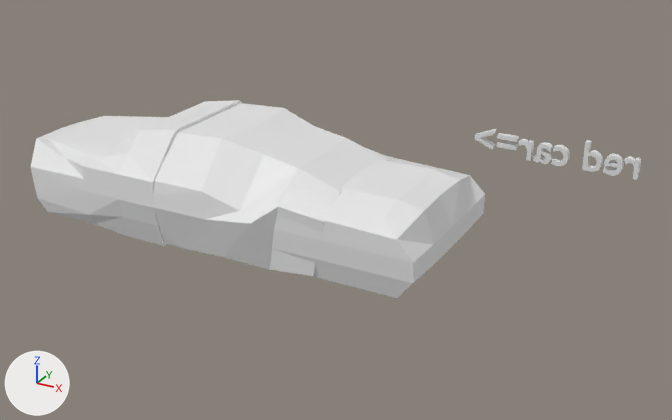
A saved change to the Blender file car.02.blend.
Camera for both pictures: a 50 mm camera at (9.9, -16.0, 9.7) aimed at (0.03, 1.94, 0.73). The lights are fixed; the arrows at lower left show +X, +Y and +Z. The first picture is the older version.

Names of what the first picture shows: '文本', '立方体', '立方体.001', '立方体.002'.
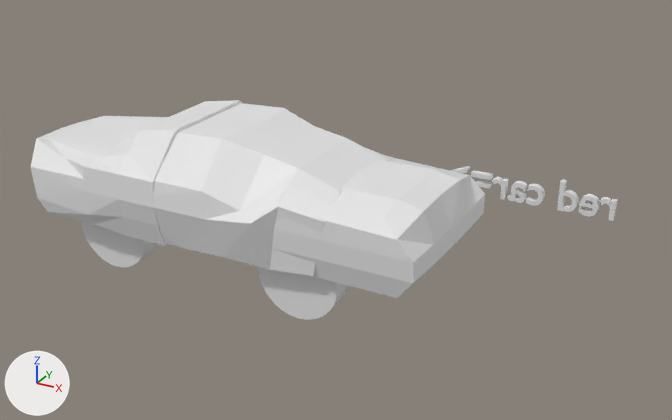
Changed parts and their boxes [x1, y1, x2, y2] in the pictures (672 x 420 px):
'文本', moved: before [474, 128, 641, 180]; after [450, 166, 618, 221]
'柱体', added: after [258, 267, 347, 320]
'柱体.001', added: after [81, 221, 156, 268]

The edits, one by one:
Mesh me_柱体_001 is new.
It is a 32-sided cylinder along z spanning x -1.0..1.0, y -1.0..1.0, z 0.56..1.0.
Object '文本' (ob_文本) moves from (6.43, 4.84, 1.76) to (6.25, 3.65, 1.15).
Object '柱体.001' (ob_柱体_001) is new; it shows me_柱体_001.
Its location is (-4.56, 0.19, 0.32).
Its rotation in degrees is (90, 0, 0).
Object '柱体' (ob_柱体) is new; it shows a copy of me_柱体_001.
Its location is (0.59, 0.19, 0.32).
Its rotation in degrees is (90, 0, 0).
